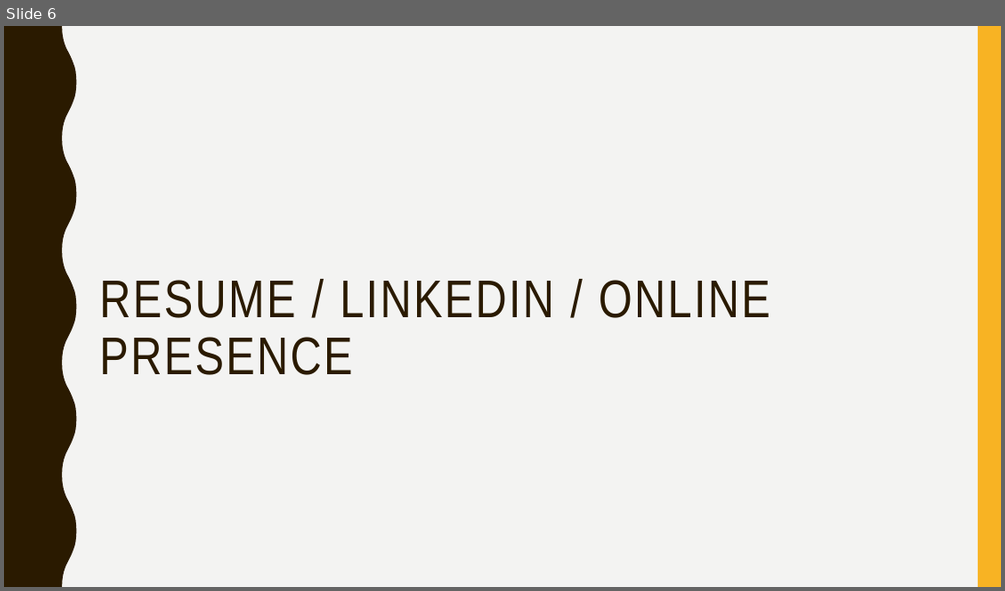
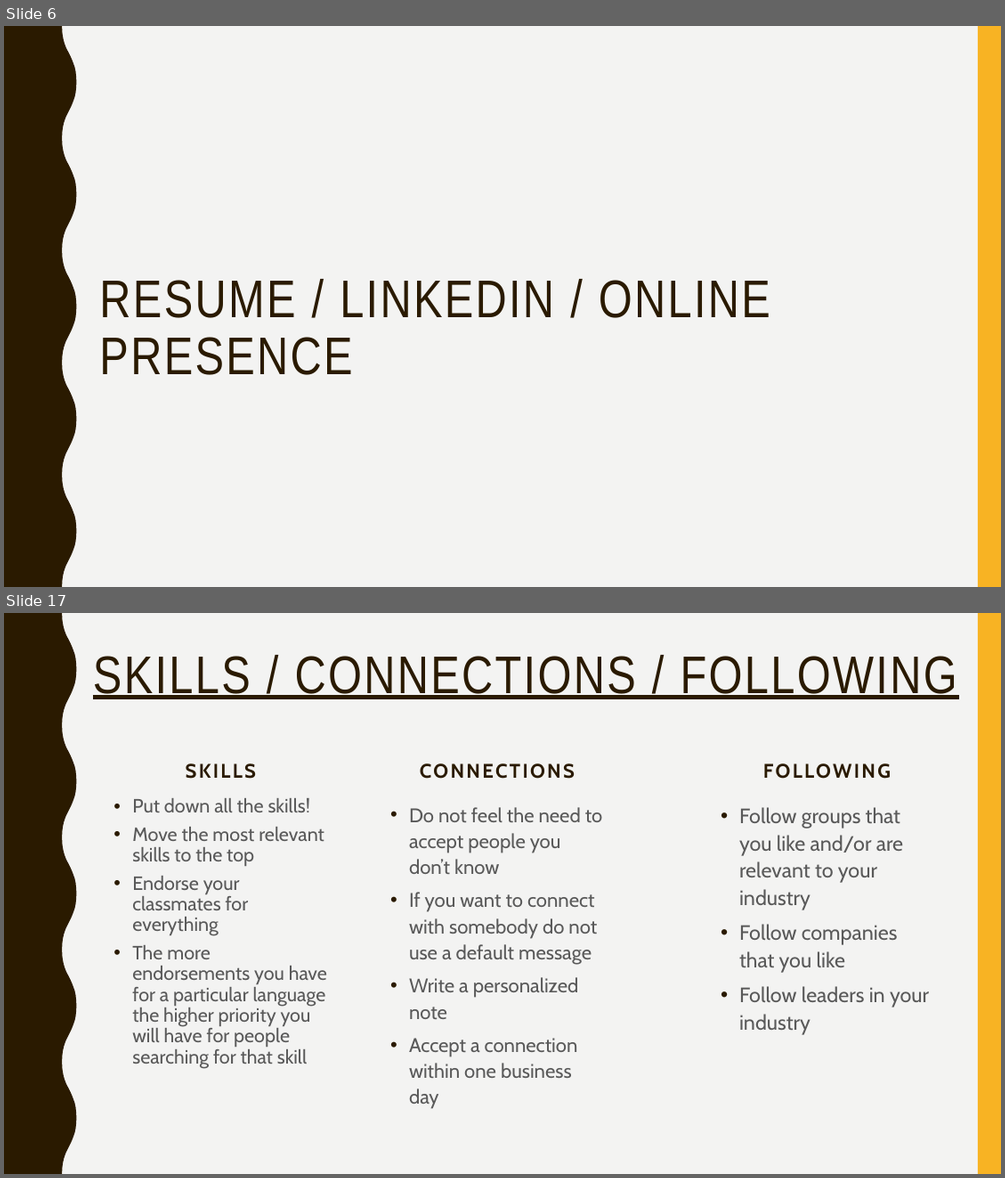
Before and after one commit to lakshmi-intechcode/jng_instr_folder, a slide deck: Job_Stuff/Jng_Job_Prezzie.pptx. Shown one above the other, each under a label of ours: slide 6 before the commit, slides 6 and 17 after it; the slides between them are not shown. The pictures are 1005x591 and 1005x1178 pixels, drawn with LibreOffice and Linux fonts; fonts in the diff are those of the drawing. Boxes give left, top, right and bottom in pixels: in the first picture for what was removed or moved away, otherwise in the second. Text is boxed around its words. In the diff, an @@ line names an element or a change of style, - is before the commit and + after.

```diff
--- a/Job_Stuff/Jng_Job_Prezzie.pptx
+++ b/Job_Stuff/Jng_Job_Prezzie.pptx
@@ slide 17 added at [4, 613, 1001, 1174], background #F3F3F2; not listed: 2 template elements that a slide beside it also shows @@
@@ title added at [93, 656, 251, 699], 51 pt, text #2A1A00, underline @@
+SKILLS / CONNECTIONS / FOLLOWING
@@ text added at [295, 656, 636, 699], 19 pt, text #2A1A00, bold @@
+CONNECTIONS
@@ text added at [680, 656, 957, 699], 19 pt, text #2A1A00, bold @@
+FOLLOWING
@@ text added at [186, 763, 256, 779], 19 pt, text #2A1A00, bold @@
+SKILLS
@@ text added at [132, 798, 327, 1068], 18.5 pt, text #595959 @@
+• Put down all the skills!
+• Move the most relevant skills to the top
+• Endorse your classmates for everything
+• The more endorsements you have for a particular language the higher priority you will have for people searching for that skill
@@ text added at [409, 807, 603, 1109], 19 pt, text #595959 @@
+• Do not feel the need to accept people you don’t know
+• If you want to connect with somebody do not use a default message
+• Write a personalized note
+• Accept a connection within one business day
@@ text added at [739, 807, 929, 1035], 20 pt, text #595959 @@
+• Follow groups that you like and/or are relevant to your industry
+• Follow companies that you like
+• Follow leaders in your industry
```
Also in this commit, not shown: 1 slide changed, 9 other slides added, 1 slide removed.
